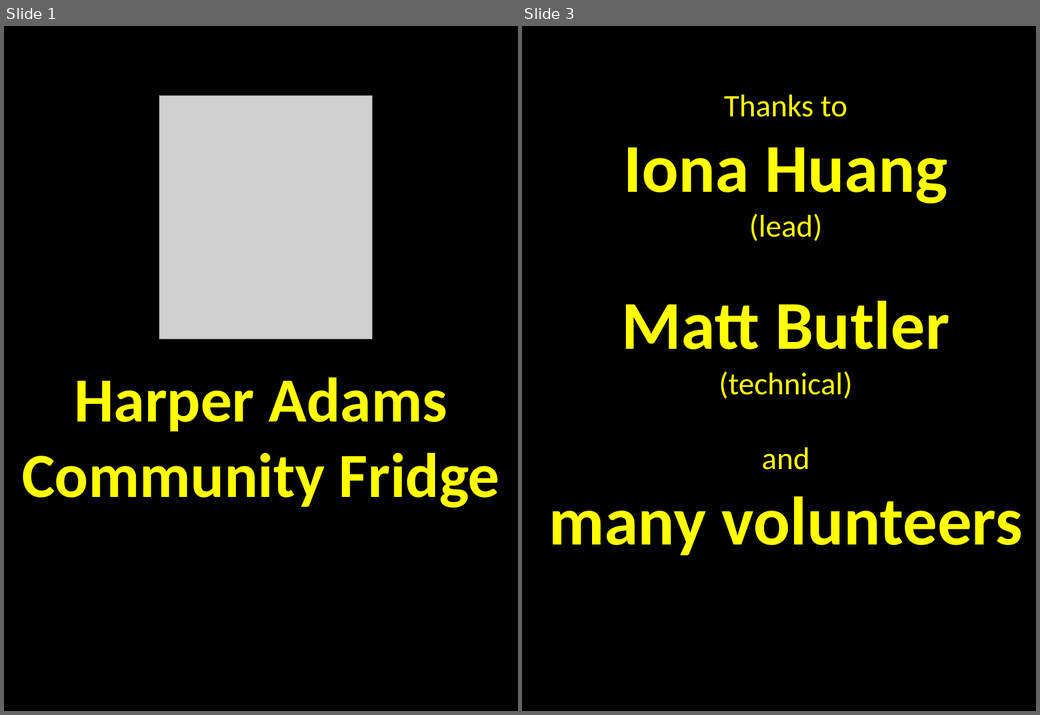
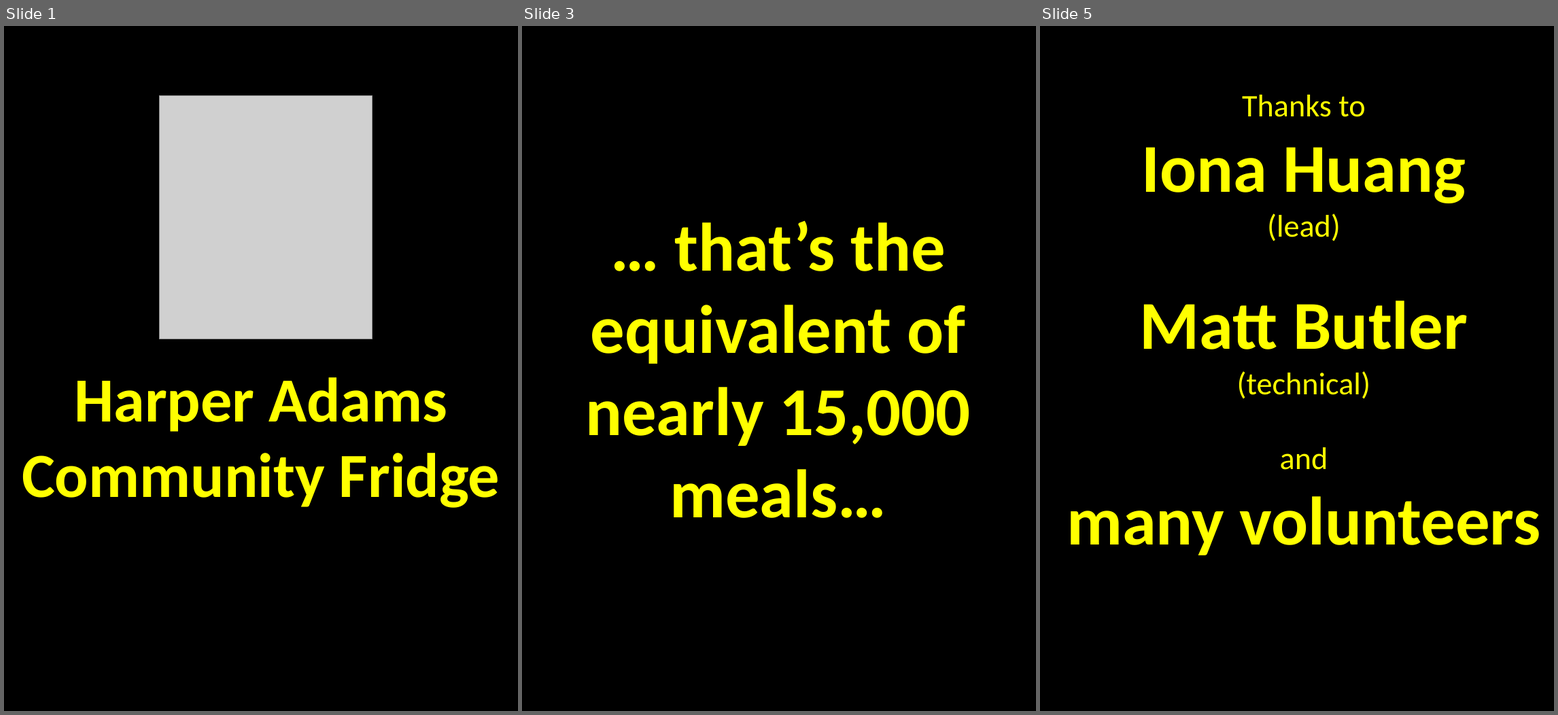
Before and after one commit to Jamess200/FoodBank, a slide deck: ppt9C47_v2.pptm. Shown side by side, each under a label of ours: slides 1 and 3 before the commit, slides 1, 3 and 5 after it; the slides between them are not shown. The pictures are 1040x715 and 1558x715 pixels, drawn with LibreOffice and Linux fonts; fonts in the diff are those of the drawing; grey boxes stand for pictures. Boxes give left, top, right and bottom in pixels: in the first picture for what was removed or moved away, otherwise in the second. Text is boxed around its words. In the diff, an @@ line names an element or a change of style, - is before the commit and + after.

```diff
--- a/ppt9C47_v2.pptm
+++ b/ppt9C47_v2.pptm
@@ slide 3 added at (x1=522, y1=26, x2=1036, y2=711), background #000000 @@
@@ text added at (x1=585, y1=220, x2=971, y2=518), 96 pt, text #FFFF00, bold @@
+… that’s the equivalent of nearly 15,000 meals…
@@ what was slide 3 is now slide 5 @@
```
Also in this commit, not shown: 1 slide changed, 1 other slide added.
